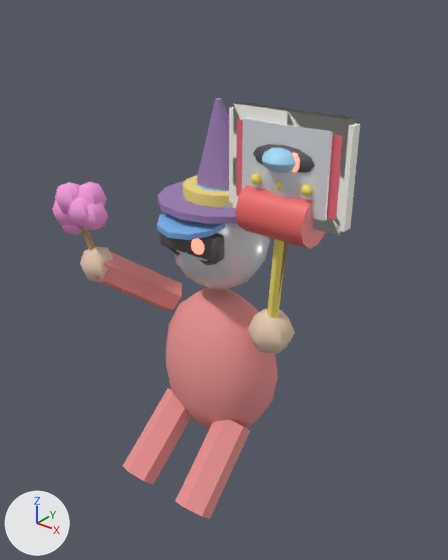
Renders of the glTF model Assets/Models/Espectador.glb from each side of a commit.
Before and after are seen from a 50 mm lens placed at (0.993, -1.221, 1.355), pointed at (0.079, -0.078, 0.646). The axes (+X, +Y, +Z) are drawn at lower left. The lights are the same throughout. The older version comes first.

In view in the first picture: 'Acc_Bone', 'Acc_CabecaRobo', 'Acc_ChapeuBruxa', 'Acc_Frufru', 'Acc_Martelo', 'Acc_PlacaOvni', 'Acc_PlacaRobo', 'Acc_Plaquinha', 'Espectador' and 1 more.
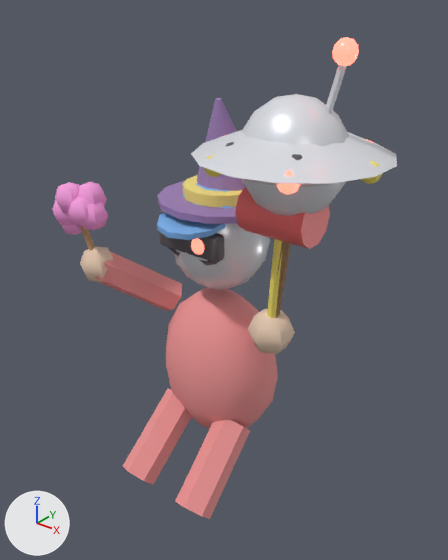
The edits, one by one:
Mesh me_acc_robohaste is new.
It has 250 vertices, 476 faces and spans x 0.235..0.465, y -0.325..-0.094, z 0.618..1.264.
Faces by material slot: [20, 188, 108, 160].
It uses material mat_acc_cabo (brown #bc956c).
It uses material mat_acc_metal (white #e5e7ed).
It uses material mat_acc_preto (dark grey #595559).
It uses material mat_acc_olhovermelho (red #ff5959, glowing red #ff6c59).
Mesh me_acc_ovnihaste is new.
It has 240 vertices, 440 faces and spans x 0.155..0.545, y -0.4..0.0, z 0.618..1.158.
Faces by material slot: [20, 104, 100, 108, 108].
It uses material mat_acc_cabo (brown #bc956c).
It uses material mat_acc_metal (white #e5e7ed).
It uses material mat_acc_azul (blue #a0daf9).
It uses material mat_acc_amarelo (yellow #f9e76c).
It uses material mat_acc_olhovermelho (red #ff5959, glowing red #ff6c59).
Object 'Acc_PlacaOvni' (ob_acc_placaovni) is deleted.
Object 'Acc_PlacaRobo' (ob_acc_placarobo) is deleted.
Object 'Acc_Plaquinha' (ob_acc_plaquinha) is deleted.
Object 'Acc_RoboHaste' (ob_acc_robohaste) is new; it shows me_acc_robohaste.
Its location is (0.0, 0.0, 0.0).
Object 'Acc_OvniHaste' (ob_acc_ovnihaste) is new; it shows me_acc_ovnihaste.
Its location is (0.0, 0.0, 0.0).

Changed parts and their boxes [x1, y1, x2, y2] in the pictures (448 x 560 px):
'Acc_OvniHaste', added
    after: [191, 130, 397, 318]
    faces in mat_acc_metal (white #e5e7ed): [191, 130, 397, 187]
    faces in mat_acc_cabo (brown #bc956c): [276, 241, 291, 318]
    faces in mat_acc_amarelo (yellow #f9e76c): [204, 154, 383, 184]
    faces in mat_acc_olhovermelho (red #ff5959, glowing red #ff6c59): [277, 139, 374, 194]
'Acc_RoboHaste', added
    after: [226, 37, 359, 216]
    faces in mat_acc_metal (white #e5e7ed): [241, 65, 350, 216]
    faces in mat_acc_olhovermelho (red #ff5959, glowing red #ff6c59): [332, 37, 359, 66]
'Acc_PlacaOvni', deleted
    before: [233, 102, 356, 308]
    faces in mat_acc_placa (white #fdfaf3): [233, 102, 356, 235]
    faces in mat_acc_metal (white #e5e7ed): [259, 145, 308, 198]
    faces in mat_acc_azul (blue #a0daf9): [262, 148, 296, 173]
    faces in mat_acc_amarelo (yellow #f9e76c): [250, 173, 313, 196]
    faces in mat_acc_cabo (brown #bc956c): [278, 242, 288, 308]
'Acc_PlacaRobo', deleted
    before: [242, 118, 333, 221]
    faces in mat_acc_metal (white #e5e7ed): [242, 118, 333, 221]
    faces in mat_acc_preto (dark grey #595559): [253, 144, 315, 173]
'Acc_Plaquinha', deleted
    before: [229, 107, 360, 232]
    faces in mat_acc_placa (white #fdfaf3): [229, 107, 360, 232]
    faces in mat_acc_placatexto (red #ed6c7c): [236, 119, 343, 220]
